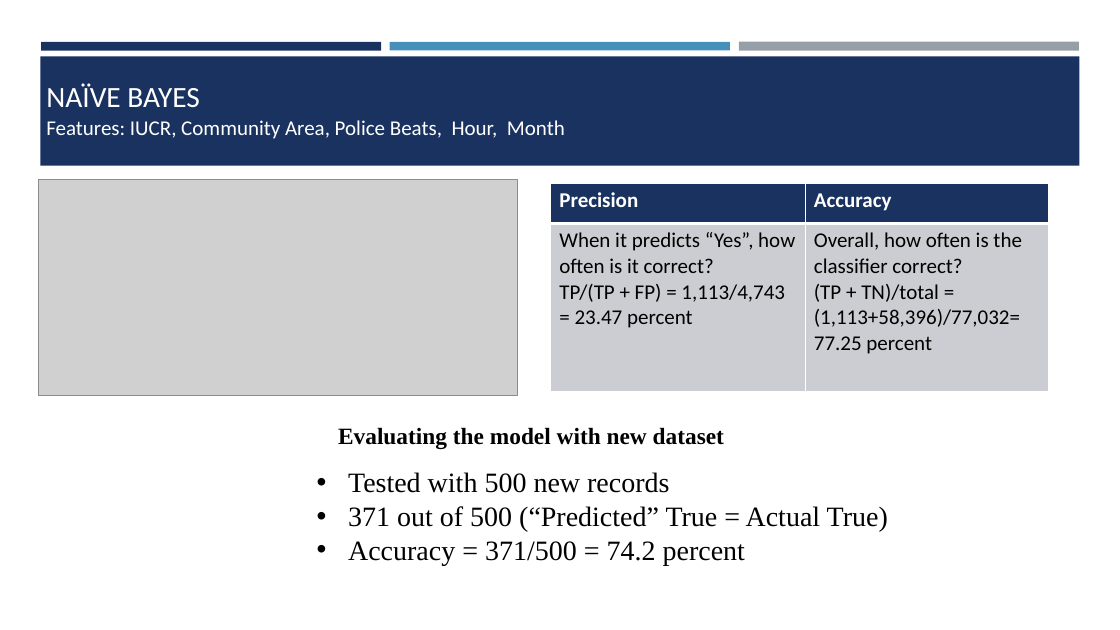
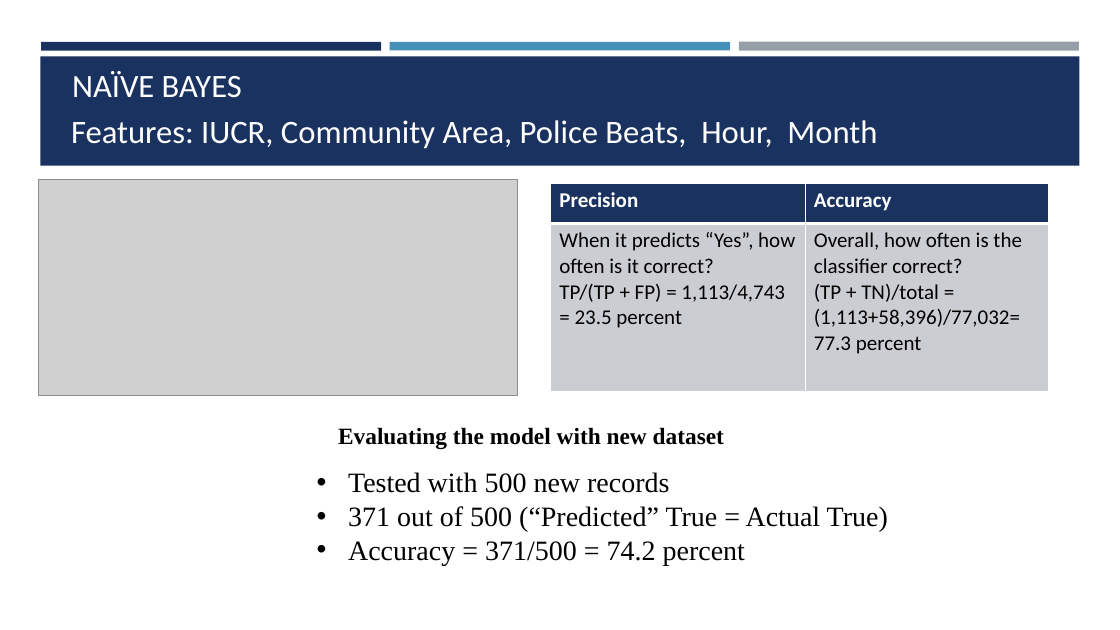
Before and after one commit to divyatv/MachineLearning_ChicagoCrime, a slide deck: slide 17 of Machine_Learning_Chicago_Crime_Dataset.pptx (slide 15 before the commit). Drawn at 1120x630 pixels with LibreOffice and Linux fonts; fonts in the diff are those of the drawing; grey boxes stand for pictures. Boxes give left, top, right and bottom in pixels: in the first picture for what was removed or moved away, otherwise in the second. Text is boxed around its words. In the diff, an @@ line names an element or a change of style, - is before the commit and + after.

```diff
--- a/Machine_Learning_Chicago_Crime_Dataset.pptx
+++ b/Machine_Learning_Chicago_Crime_Dataset.pptx
@@ title "NAÏVE BAYES": place and size @@
-title "NAÏVE BAYES" at <box>46,83,199,107</box>
+title "NAÏVE BAYES" at <box>72,71,242,97</box>
@@ title "NAÏVE BAYES" at <box>72,71,242,97</box>: size 25.2 to 27.9 pt @@
@@ text "Features: IUCR, Community Area, Police ...": place and size @@
-text "Features: IUCR, Community Area, Police ..." at <box>46,120,565,139</box>
+text "Features: IUCR, Community Area, Police ..." at <box>71,120,877,149</box>
@@ text "Features: IUCR, Community Area, Police ..." at <box>71,120,877,149</box>: size 18 to 28 pt @@
@@ table at <box>551,183,1049,392</box> @@
-row 2, column 1: When it predicts “Yes”, how often is it correct? / TP/(TP + FP) = 1,113/4,743 = 23.47 percent
+row 2, column 1: When it predicts “Yes”, how often is it correct? / TP/(TP + FP) = 1,113/4,743 = 23.5 percent
-row 2, column 2: Overall, how often is the classifier correct? / (TP + TN)/total = (1,113+58,396)/77,032= 77.25 percent
+row 2, column 2: Overall, how often is the classifier correct? / (TP + TN)/total = (1,113+58,396)/77,032= 77.3 percent
```
Also in this commit, not shown: 6 other slides changed, 2 slides added, 19 other files.
